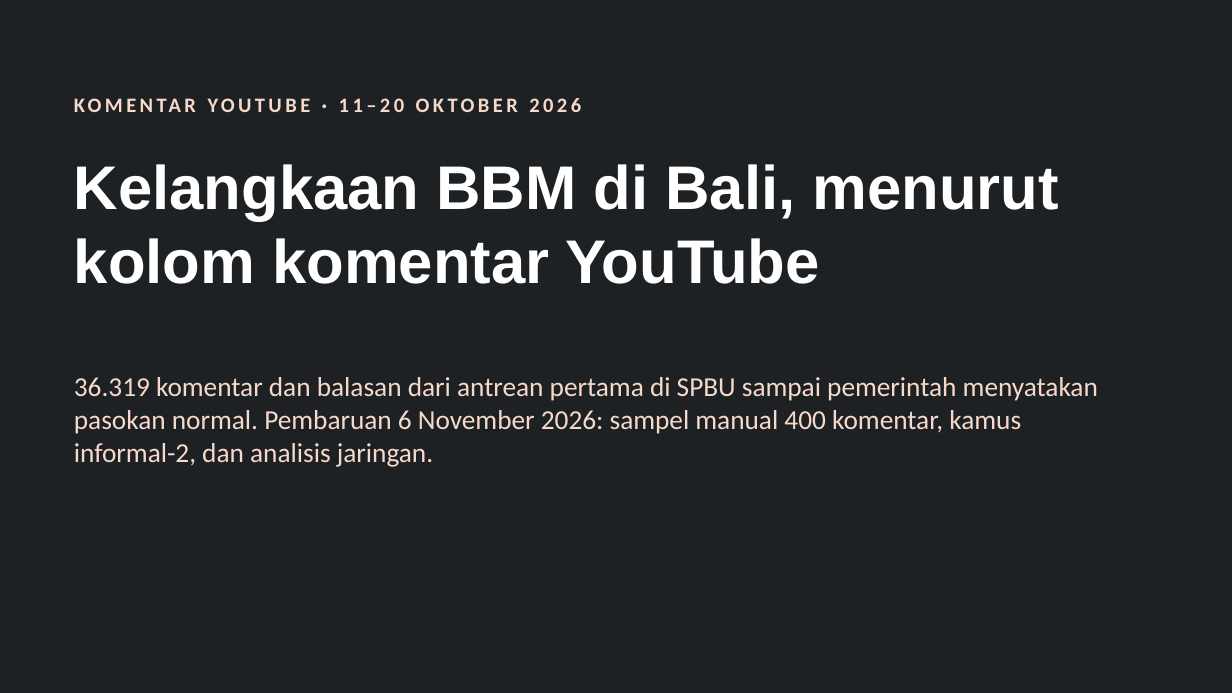
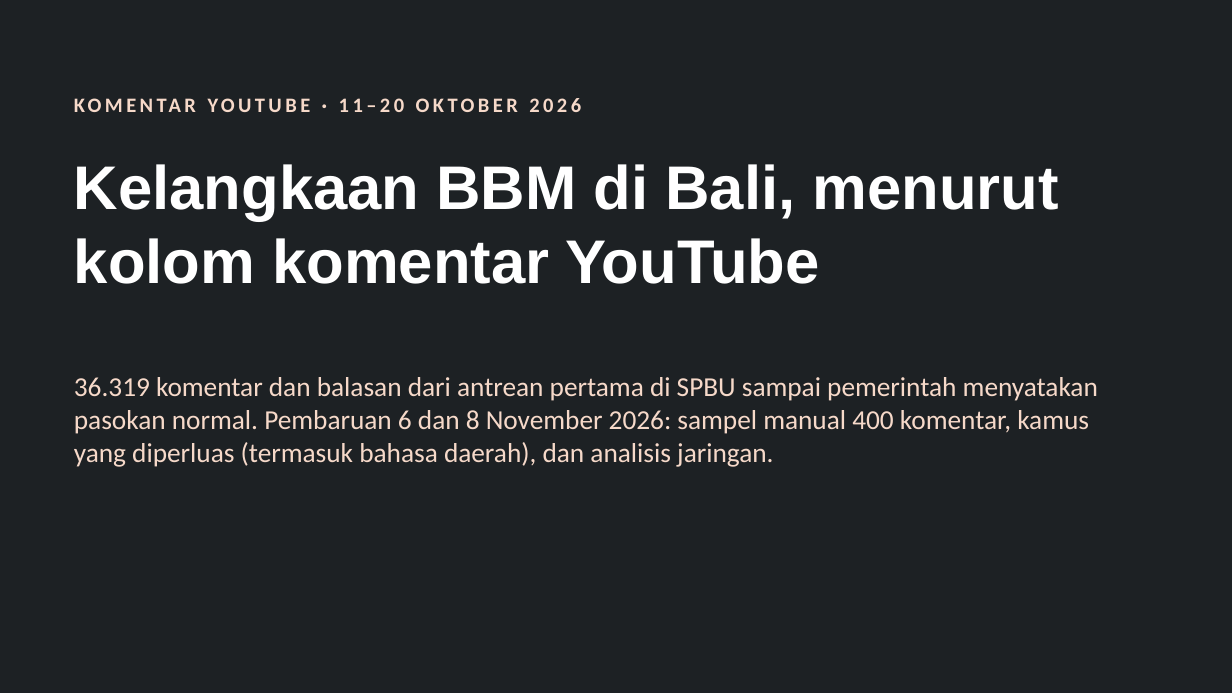
Before and after one commit to mahendrasenoaji-lgtm/public-opinion-platform, a slide deck: slide 1 of proyek/bbm-bali-youtube/presentasi_bbm_bali_youtube.pptx. Drawn at 1232x693 pixels with LibreOffice and Linux fonts; fonts in the diff are those of the drawing. Boxes give left, top, right and bottom in pixels: in the first picture for what was removed or moved away, otherwise in the second. Text is boxed around its words. In the diff, an @@ line names an element or a change of style, - is before the commit and + after.

```diff
--- a/proyek/bbm-bali-youtube/presentasi_bbm_bali_youtube.pptx
+++ b/proyek/bbm-bali-youtube/presentasi_bbm_bali_youtube.pptx
@@ text at [74, 377, 1098, 467]: text changed @@
-36.319 komentar dan balasan dari antrean pertama di SPBU sampai pemerintah menyatakan pasokan normal. Pembaruan 6 November 2026: sampel manual 400 komentar, kamus informal-2, dan analisis jaringan.
+36.319 komentar dan balasan dari antrean pertama di SPBU sampai pemerintah menyatakan pasokan normal. Pembaruan 6 dan 8 November 2026: sampel manual 400 komentar, kamus yang diperluas (termasuk bahasa daerah), dan analisis jaringan.
```
Also in this commit, not shown: 7 other slides changed, 1 slide added, 4 other files.
